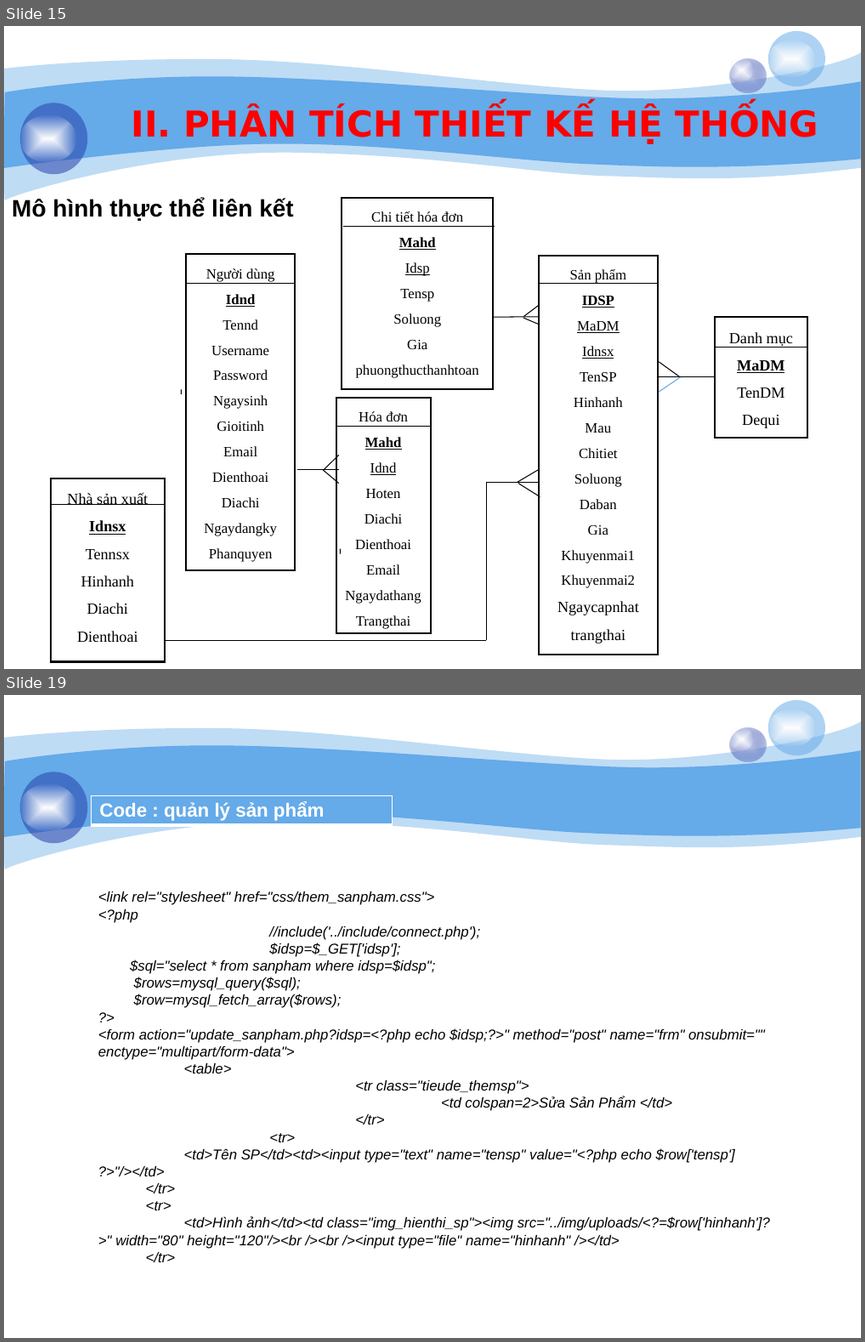
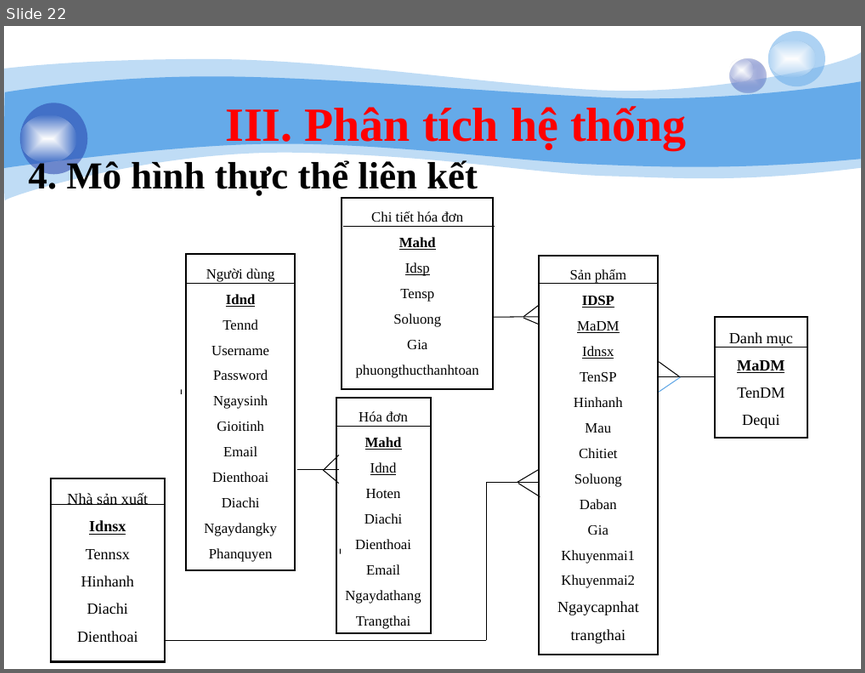
Before and after one commit to giangson0208/webtrasua, a slide deck: baocao/-ibn Thopi.pptx. Shown one above the other, each under a label of ours: slides 15 and 19 before the commit, slide 22 after it; the slides between them are not shown. The pictures are 865x1342 and 865x673 pixels, drawn with LibreOffice and Linux fonts; fonts in the diff are those of the drawing; background and template pictures are left out. Boxes give left, top, right and bottom in pixels: in the first picture for what was removed or moved away, otherwise in the second. Text is boxed around its words. In the diff, an @@ line names an element or a change of style, - is before the commit and + after.

```diff
--- a/baocao/-ibn Thopi.pptx
+++ b/baocao/-ibn Thopi.pptx
@@ slide 19 removed at (4,695,861,1338), background #FFFFFF; not listed: 8 template elements that a slide beside it also shows @@
@@ table removed at (92,795,393,827), 1 rows, 1 columns @@
-Code : quản lý sản phẩm
@@ title removed at (98,891,770,1262) @@
-<link rel="stylesheet" href="css/them_sanpham.css">
-<?php
-//include('../include/connect.php');
-$idsp=$_GET['idsp'];
-$sql="select * from sanpham where idsp=$idsp";
-$rows=mysql_query($sql);
-$row=mysql_fetch_array($rows);
-?>
-<form action="update_sanpham.php?idsp=<?php echo $idsp;?>" method="post" name="frm" onsubmit="" enctype="multipart/form-data">
-<table>
-<tr class="tieude_themsp">
-<td colspan=2>Sửa Sản Phẩm </td>
-</tr>
-<tr>
-<td>Tên SP</td><td><input type="text" name="tensp" value="<?php echo $row['tensp'] ?>"/></td>
-</tr>
-<tr>
-<td>Hình ảnh</td><td class="img_hienthi_sp"><img src="../img/uploads/<?=$row['hinhanh']?>" width="80" height="120"/><br /><br /><input type="file" name="hinhanh" /></td>
-</tr>
@@ what was slide 15 is now slide 22 @@
@@ slide 22 changed as well @@
@@ text at (225,106,687,150): text changed; size 30 to 40 pt; font DejaVu Sans to Times New Roman @@
-II. PHÂN TÍCH THIẾT KẾ HỆ THỐNG
+III. Phân tích hệ thống
@@ text at (29,159,477,197): text changed; size 20 to 32 pt; font Arial to Times New Roman @@
-  Mô hình thực thể liên kết
+  4. Mô hình thực thể liên kết
```
Also in this commit, not shown: 19 other slides changed, 10 slides added, 7 other slides removed, 10 other files.
